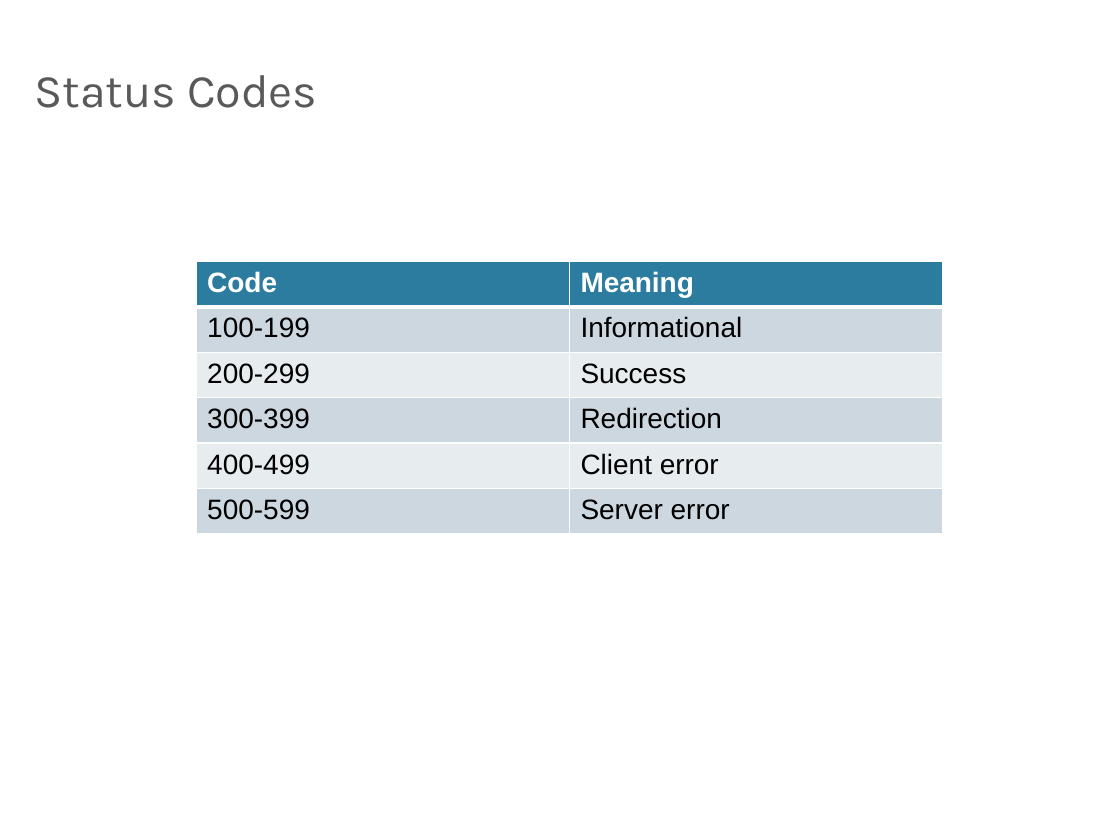
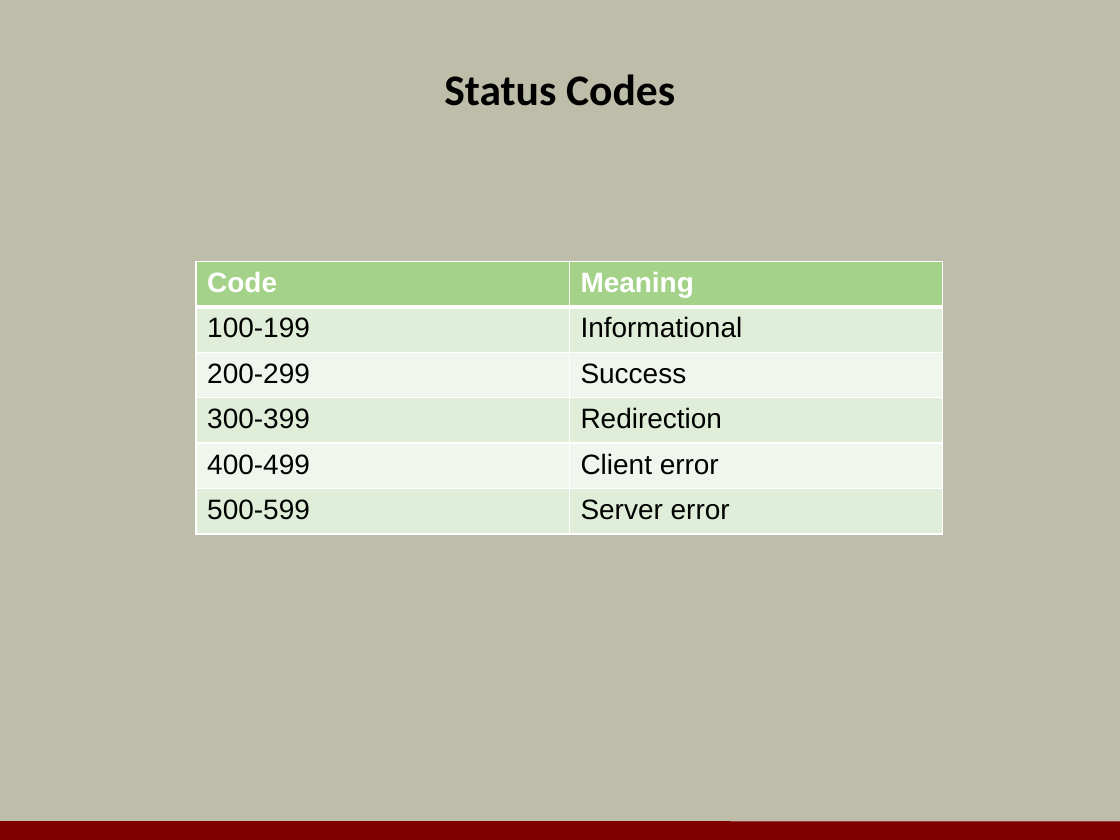
Before and after one commit to OdeToCode/classes, a slide deck: slide 9 of mvc/slides/w1_WebAPI_HTTP.pptx. Drawn at 1120x840 pixels with LibreOffice and Linux fonts; fonts in the diff are those of the drawing; background and template pictures are left out. Boxes give left, top, right and bottom in pixels: in the first picture for what was removed or moved away, otherwise in the second. Text is boxed around its words. In the diff, an @@ line names an element or a change of style, - is before the commit and + after.

```diff
--- a/mvc/slides/w1_WebAPI_HTTP.pptx
+++ b/mvc/slides/w1_WebAPI_HTTP.pptx
@@ background picture (left out) to #BDBDA9 @@
@@ title "Status Codes" at (x1=444, y1=74, x2=675, y2=106): size 30 to 28 pt, font Karla to Calibri, text colour #595959 to #000000, bold on; alignment left to centre; indent changed @@
@@ table at (x1=196, y1=261, x2=942, y2=533) @@
@@ fill #2C7C9F to #A4D289 in row 1 @@
@@ fill #CDD7DF to #E0EEDA in 6 cells @@
@@ fill #E8ECF0 to #F0F7ED in 4 cells @@
@@ line added from (0, 830) to (1120, 831), #800000 12 pt @@
```
Also in this commit, not shown: 16 other slides changed, 5 other files.
